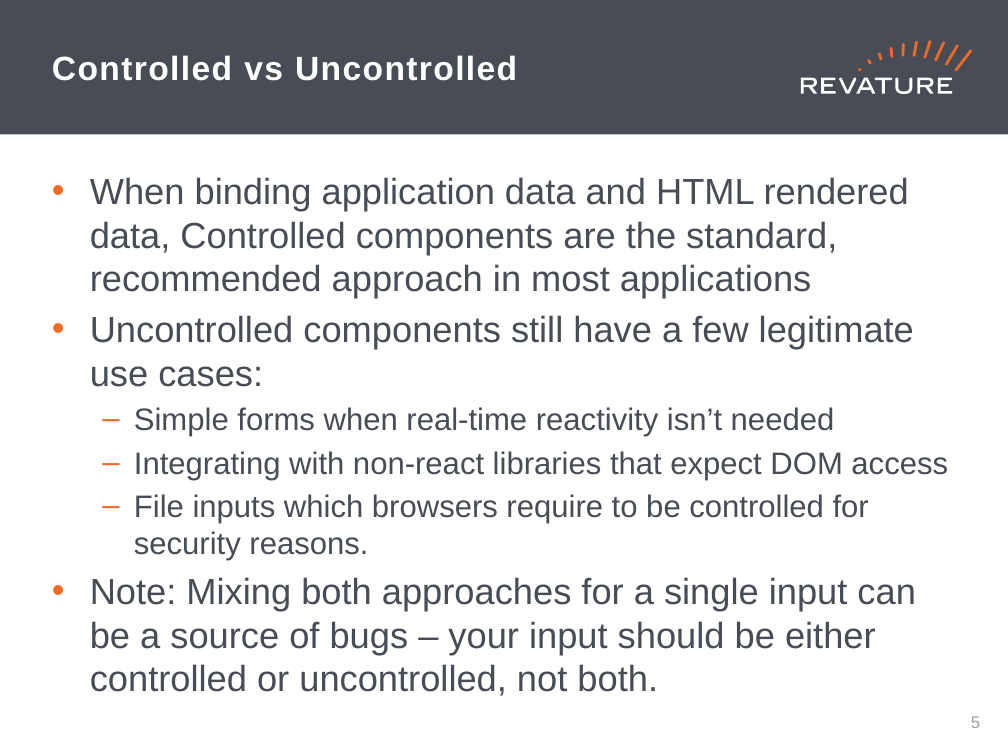
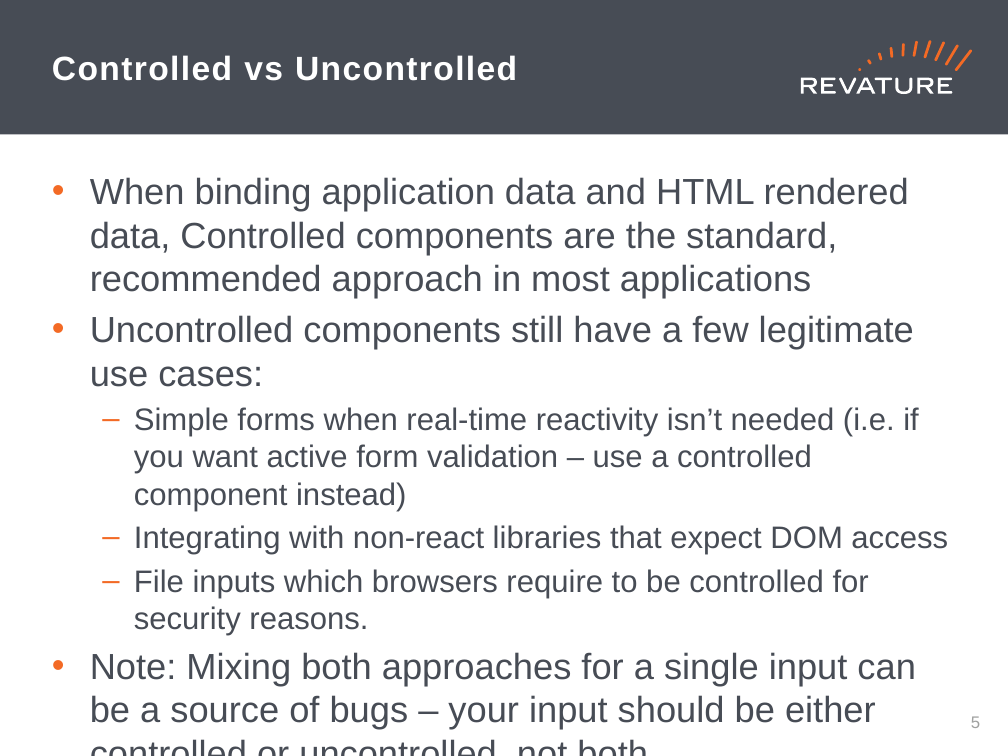
Before and after one commit to TRNG-2464/training_notes, a slide deck: slide 6 of slide_decks/React/React_Component_Advanced.pptx. Drawn at 1008x756 pixels with LibreOffice and Linux fonts; fonts in the diff are those of the drawing. Boxes give left, top, right and bottom in pixels: in the first picture for what was removed or moved away, otherwise in the second. Text is boxed around its words. In the diff, an @@ line names an element or a change of style, - is before the commit and + after.

Commit message:
Updating Advanced Components slide deck to fix typo

```diff
--- a/slide_decks/React/React_Component_Advanced.pptx
+++ b/slide_decks/React/React_Component_Advanced.pptx
@@ text at <box>134,407,919,511</box>: text changed @@
-  – Simple forms when real-time reactivity isn’t needed
+  – Simple forms when real-time reactivity isn’t needed (i.e. if you want active form validation – use a controlled component instead)
```
Also in this commit, not shown: 1 other slide changed.
